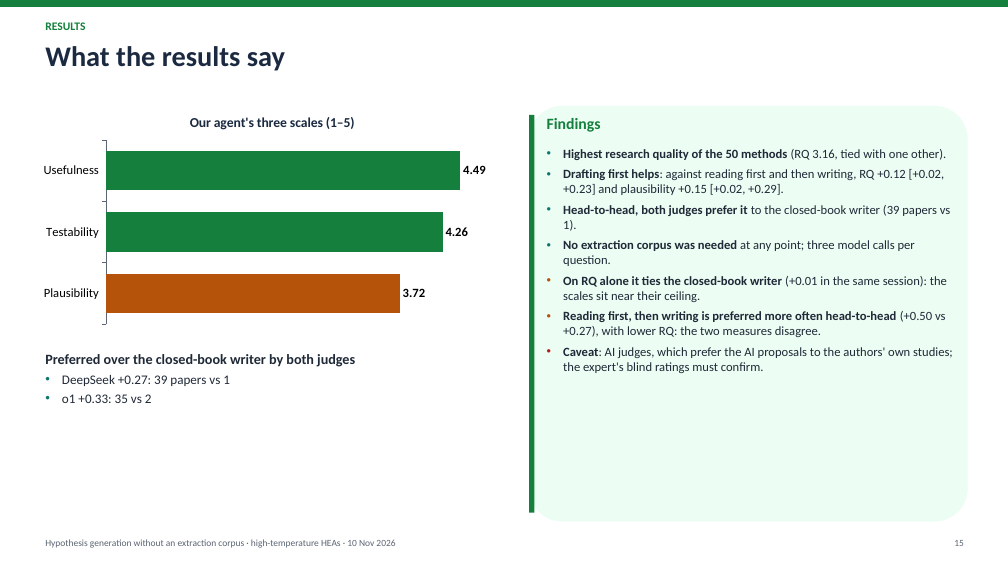
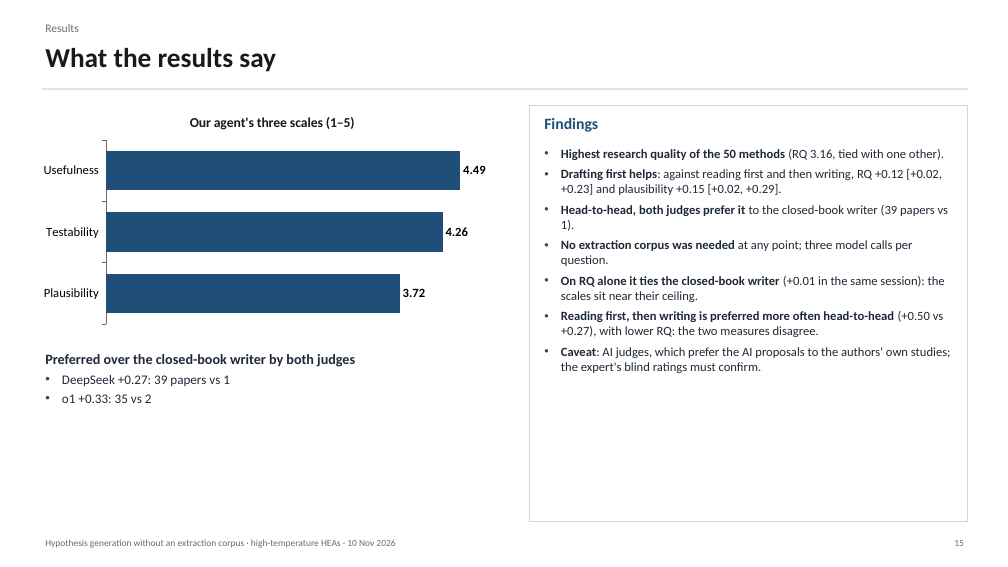
Before and after one commit to yadyneshsonale/materials-hypothesis-generation, a slide deck: slide 15 of presentations/2026-11-10_on_demand_retrieval/on_demand_hypothesis_generation_2026-11-10.pptx. Drawn at 1008x567 pixels with LibreOffice and Linux fonts; fonts in the diff are those of the drawing. Boxes give left, top, right and bottom in pixels: in the first picture for what was removed or moved away, otherwise in the second. Text is boxed around its words. In the diff, an @@ line names an element or a change of style, - is before the commit and + after.

```diff
--- a/presentations/2026-11-10_on_demand_retrieval/on_demand_hypothesis_generation_2026-11-10.pptx
+++ b/presentations/2026-11-10_on_demand_retrieval/on_demand_hypothesis_generation_2026-11-10.pptx
@@ rectangle removed at (0, 0, 1008, 7) @@
@@ text at (45, 24, 78, 32): text changed; text colour #15803D to #6B6B6B; bold off @@
-RESULTS
+Results
@@ text "What the results say" at (45, 48, 276, 72): size 27 to 26 pt, text colour #1B2A41 to #1A1A1A @@
@@ rectangle added at (42, 88, 968, 89), fill #D4D4D4 @@
@@ bar chart at (34, 102, 510, 329) @@
@@ colours of single points changed @@
@@ category axis changed @@
@@ rectangle at (529, 106, 968, 522): rounded rectangle to rectangle; fill #ECFDF3 to #FFFFFF; outline none to #D4D4D4 1 pt @@
@@ rectangle removed at (529, 115, 535, 513) @@
@@ text "Findings" at (544, 118, 598, 132): text colour #15803D to #1F4E79 @@
@@ text "Highest research quality of the ..." at (561, 149, 951, 373): bullet colour #0F766E to #1F4E79; bullet colour #B45309 to #1F4E79; bullet colour #B91C1C to #1F4E79 @@
```
Also in this commit, not shown: 14 other slides changed, 1 other file.
